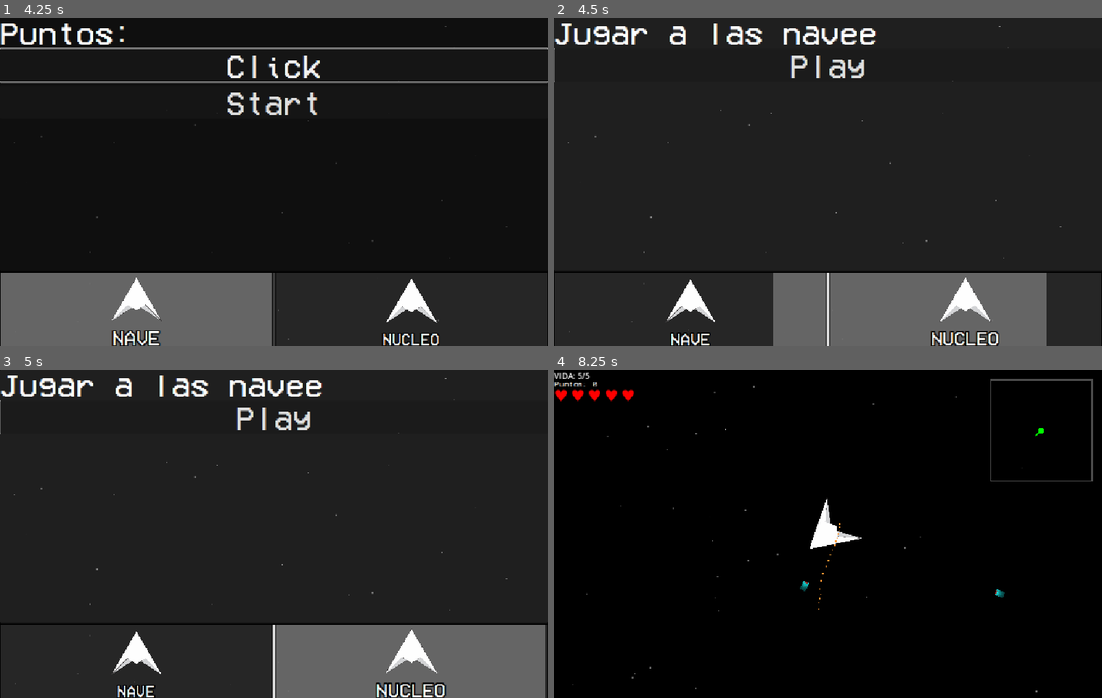
Above: before the commit, frames 1-4 (two rows, left to right).
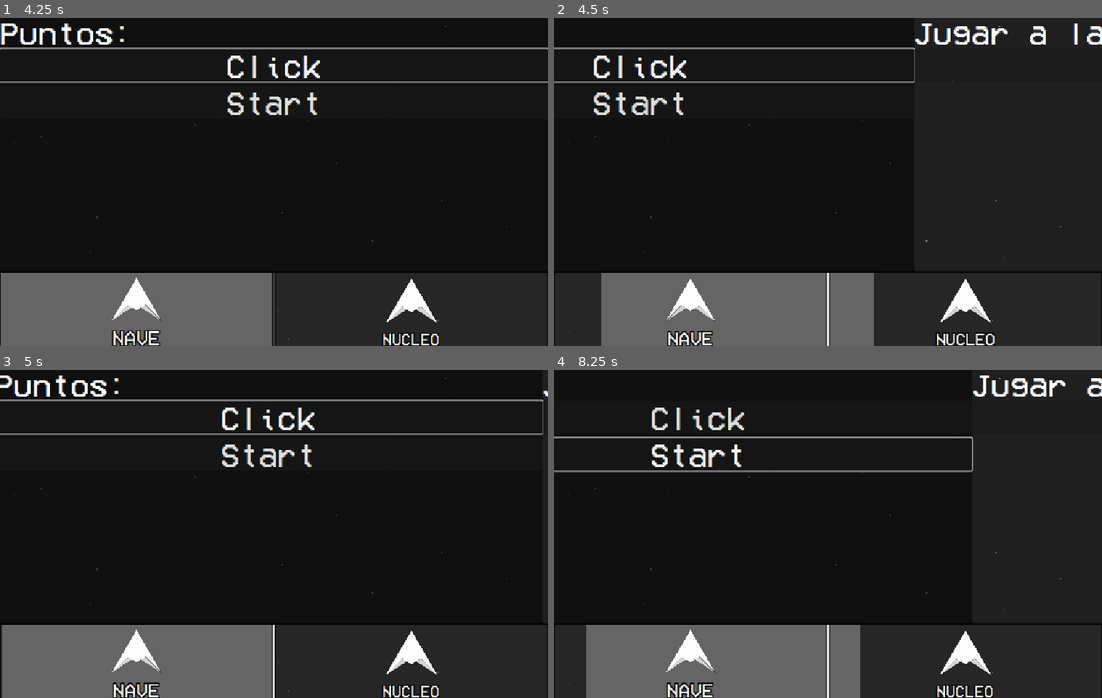
Above: after the commit, the same moments.

Repository: Maretesus666/Apeiron
Game: Godot game, scene res://scenes/Hub.tscn
Two runs of this game, one before a commit and one after it. Both use one fixed random seed, a clock stepped at 60 frames per second and the inputs below. This scene is started directly instead of the project's main scene.
Inputs (mouse positions are in pixels of both pictures, inside the frame that each line leads up to):
- Up to frame 1 (4.25 s): click (137, 309) at 0.52 s; click "Start" at 1.25 s; click "Start" at 2 s; click "Click" at 2.75 s; tap Enter at 3.5 s; move the mouse to (394, 165) at 3.52 s; press the mouse at (394, 165) at 3.53 s; hold D (move_right) from 3.53 s (still down)
- Up to frame 2 (4.5 s): tap Space at 4.25 s; move the mouse to (718, 198) at 4.27 s; release D (move_right) at 4.28 s; release the mouse at (718, 198) at 4.28 s; hold S (move_down) from 4.28 s (still down); click (718, 198) at 4.35 s
- Up to frame 3 (5 s): keep holding S (move_down)
- Up to frame 4 (8.25 s): release S (move_down) at 5 s; click (828, 415) at 5 s, where only the run before the commit has a clickable "Play"; move the mouse to (882, 461) at 5.77 s; press the mouse at (882, 461) at 5.78 s; hold D (move_right) 5.78-6.53 s; move the mouse to (800, 599) at 6.52 s; release the mouse at (800, 599) at 6.53 s; hold W (move_up) 6.53-7.28 s; click (800, 599) at 6.6 s; move the mouse to (992, 583) at 7.27 s; press the mouse at (992, 583) at 7.28 s; hold A (move_left) from 7.28 s (still down); move the mouse to (663, 484) at 8.02 s; release the mouse at (663, 484) at 8.03 s; click (663, 484) at 8.1 s

Frame 1 is identical in both runs. In frame 2, 18% of the frame differs, in the area x 0-100%, y 0-100%; in frame 3, 25%; in frame 4, 43%.

Commit message:
se arreglan los botones de hub

Diff:
--- a/apeiron-godot/scripts/hub.gd
+++ b/apeiron-godot/scripts/hub.gd
@@ -7,12 +7,10 @@
 # El clicker script va directo en la página 1
 
 var is_scrolling: bool = false
-var is_manual_scrolling: bool = false
-var scroll_to: float = 0.0
-var scroll_to_index: int = 0
 var page_width: float = 0.0
 var scroll_pos: float = 0.0
-
+var was_scrolling: bool = false
+var button_tween: Tween = null
 func _ready():
 	await get_tree().process_frame
 	await get_tree().process_frame  # segundo frame para que el layout termine
@@ -25,46 +23,44 @@
 
 func _on_scroll_container_scroll_started() -> void:
 	is_scrolling = true
-	set_process(true)
+
 
 func _on_scroll_container_scroll_ended() -> void:
 	is_scrolling = false
-
+	was_scrolling = true
 
 func _process(delta: float) -> void:
 	var max_scroll := scroller.get_h_scroll_bar().max_value
 	if max_scroll == 0:
 		return
 
-	if is_manual_scrolling:
-		scroll_pos = lerp(scroll_pos, scroll_to, 1.0 - pow(0.001, delta))
+	elif was_scrolling:
+		var progress := float(scroller.scroll_horizontal) / max_scroll
+		var target: float = round(progress)
+		scroll_pos = lerp(scroll_pos, max_scroll * target, 1.0 - pow(0.001, delta))
 		scroller.scroll_horizontal = int(scroll_pos)
+		var cb: float = animation_tree["parameters/blend_position"]
+		animation_tree["parameters/blend_position"] = lerp(cb, target, 1.0 - pow(0.001, delta))
+		if abs(scroll_pos - max_scroll * target) < 0.5:
+			scroll_pos = max_scroll * target
+			scroller.scroll_horizontal = int(scroll_pos)
+			animation_tree["parameters/blend_position"] = target
+			was_scrolling = false
+
+	elif is_scrolling:
+		scroll_pos = float(scroller.scroll_horizontal)
 		animation_tree["parameters/blend_position"] = scroll_pos / max_scroll
-
-		if abs(scroll_pos - scroll_to) < 0.5:
-			scroll_pos = scroll_to
-			scroller.scroll_horizontal = int(scroll_to)
-			animation_tree["parameters/blend_position"] = float(scroll_to_index)
-			is_manual_scrolling = false
-			set_process(false)
-	else:
-		var progress := float(scroller.scroll_horizontal) / max_scroll
-		var target := float(round(progress))
-
-		if is_scrolling:
-			animation_tree["parameters/blend_position"] = progress
-		elif abs(target - progress) > 0.01:
-			animation_tree["parameters/blend_position"] = lerp(float(animation_tree["parameters/blend_position"]), target, 0.1)
-			scroller.scroll_horizontal = int(lerp(float(scroller.scroll_horizontal), max_scroll * target, 0.2))
-		else:
-			animation_tree["parameters/blend_position"] = target
-			scroller.scroll_horizontal = int(max_scroll * target)
-			set_process(false)
 
 func _on_button_pressed(extra_arg_0: int) -> void:
 	var max_scroll := scroller.get_h_scroll_bar().max_value
-	scroll_pos = float(scroller.scroll_horizontal)  # ← esta línea
-	scroll_to_index = extra_arg_0
-	scroll_to = max_scroll * float(extra_arg_0)
-	is_manual_scrolling = true
-	set_process(true)
+	var target_scroll: float = max_scroll * float(extra_arg_0)
+	var duration: float = 0.4
+
+	if button_tween:
+		button_tween.kill()
+	button_tween = create_tween()
+	button_tween.set_parallel(true)
+	button_tween.set_trans(Tween.TRANS_SINE)
+	button_tween.set_ease(Tween.EASE_IN_OUT)
+	button_tween.tween_method(func(v: float): scroller.scroll_horizontal = int(v), float(scroller.scroll_horizontal), target_scroll, duration)
+	button_tween.tween_property(animation_tree, "parameters/blend_position", float(extra_arg_0), duration)
